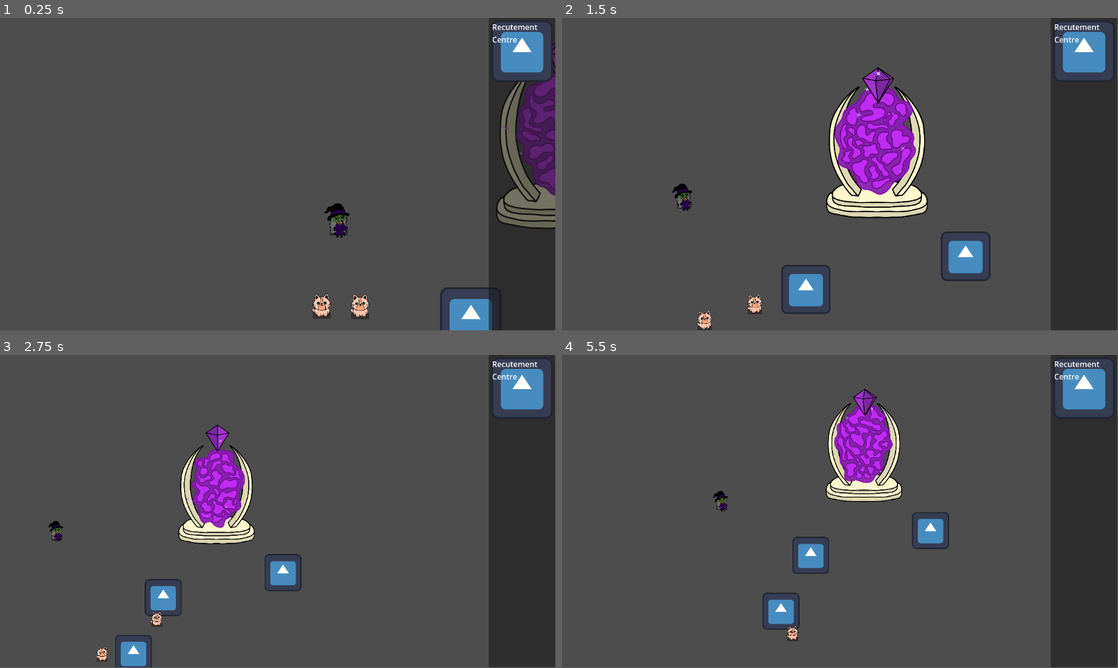
Above: before the commit, frames 1-4 (two rows, left to right).
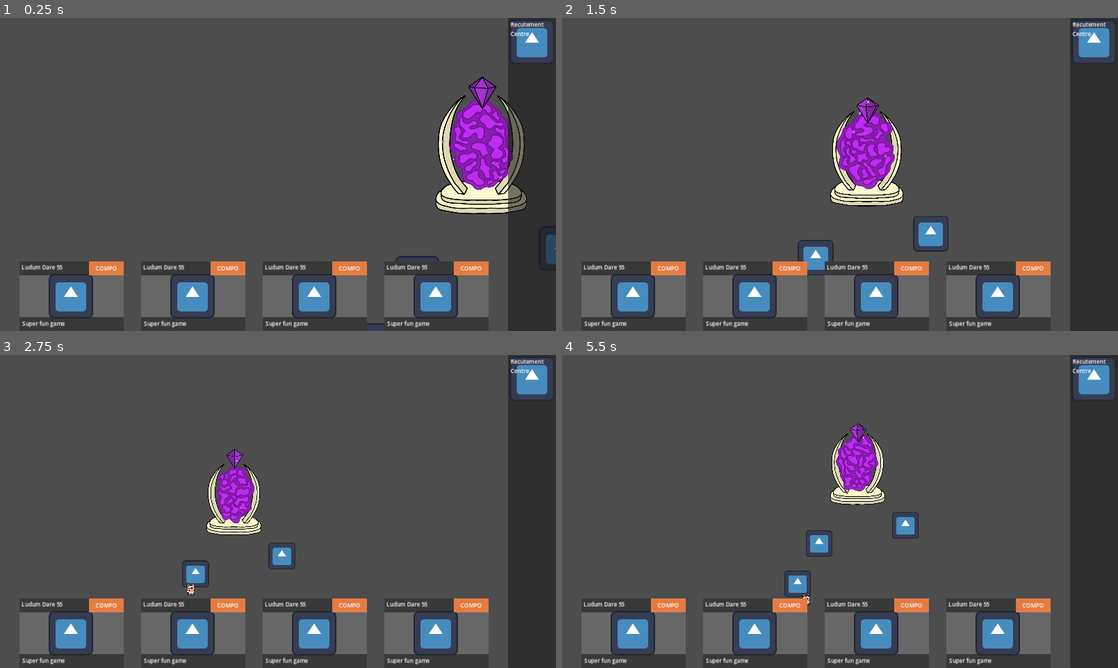
Above: after the commit, the same moments.

Repository: CiaranWoodward/LD55
Game: Godot game, scene res://Map/GameMap.tscn
Same seed, same stepped clock (60 frames per second), same inputs: the game is played once before the commit and once after it. The engine's default icon, where the game draws it, is replaced by a stand-in: a white triangle on a blue panel in a dark square.
Inputs (mouse positions are in pixels of both pictures, inside the frame that each line leads up to):
- Up to frame 1 (0.25 s): no input
- Up to frame 2 (1.5 s): move the mouse to (962, 158) at 0.52 s; hold Right (ui_right) 0.53-1.25 s; hold Mouse wheel down (zoom_in) 0.53-1.25 s; click (962, 158) at 0.67 s; drag from (728, 190) to (828, 290) at 1.27 s
- Up to frame 3 (2.75 s): move the mouse to (333, 442) at 2.02 s; hold Right (ui_right) from 2.03 s (still down); hold Mouse wheel down (zoom_in) from 2.03 s (still down); click (333, 442) at 2.17 s
- Up to frame 4 (5.5 s): release Right (ui_right) at 2.75 s; release Mouse wheel down (zoom_in) at 2.75 s; drag from (812, 574) to (773, 495) at 2.77 s; move the mouse to (1006, 558) at 3.52 s; hold Left (ui_left) 3.53-4.25 s; hold Mouse wheel down (zoom_in) 3.53-4.25 s; click (1006, 558) at 3.67 s; drag from (673, 464) to (912, 574) at 4.27 s; move the mouse to (867, 511) at 5.02 s; hold Down (ui_down) from 5.03 s (still down); hold Mouse wheel down (zoom_in) from 5.03 s (still down); click (867, 511) at 5.17 s
In our replay, the window is 799x449 before the commit and 800x450 after it. These sizes can differ from the game's own. Grey fills any space a smaller window leaves; there, only what the larger window draws over its background counts as a difference.

The runs differ from the first frame. In frame 1, 22% of the frame differs, in the area x 3-100%, y 0-100%; in frame 2, 22%; in frame 3, 20%; in frame 4, 19%.

Commit message:
Add level end scene and targeting

Diff:
--- /dev/null
+++ b/Buildings/EndGame.gd
@@ -0,0 +1,61 @@
+extends Building
+
+var _sticky_lerpval = 0.0
+var _start_gp: Vector2
+var _lerp_tween: Tween
+
+# Called when the node enters the scene tree for the first time.
+func _ready():
+	super._ready()
+	_start_gp = $Graphic.global_position
+	Global.game_map.games_on_screen_changed.connect(_updated_onscreen)
+	_stick_to_screen()
+
+func _updated_onscreen(onscreen: bool):
+	if onscreen:
+		_release_from_screen()
+	else:
+		_stick_to_screen()
+
+# Called every frame. 'delta' is the elapsed time since the previous frame.
+func _process(delta):
+	if _sticky_lerpval:
+		var cam = Global.camera
+		var invzoom = Vector2(1/cam.zoom.x, 1/cam.zoom.y)
+		var halfscreen = (get_viewport_rect().size/2 * invzoom.x)
+		var target_gp = Vector2(global_position.x * invzoom.x, -200 * invzoom.y) + cam.global_position + Vector2(-halfscreen.x, halfscreen.y)
+		var target_scale = invzoom
+		$Graphic.global_position = _start_gp.lerp(target_gp, _sticky_lerpval)
+		$Graphic.scale = Vector2.ONE.lerp(target_scale, _sticky_lerpval)
+	else:
+		$Graphic.position = Vector2.ZERO
+		$Graphic.scale = Vector2.ONE
+
+func _stick_to_screen():
+	if _lerp_tween:
+		_lerp_tween.kill()
+	_lerp_tween = create_tween()
+	_lerp_tween.tween_property(self, "_sticky_lerpval", 1.0, 0.2)
+	z_index = 10
+
+func _release_from_screen():
+	if _lerp_tween:
+		_lerp_tween.kill()
+	_lerp_tween = create_tween()
+	_lerp_tween.tween_property(self, "_sticky_lerpval", 0.0, 0.2)
+	z_index = -2
+
+func do_you_want_me(character: BaseCharacter) -> bool:
+	return (character is Witch)
+
+func take_me(character: BaseCharacter, dropped=false) -> bool:
+	if !do_you_want_me(character):
+		return false
+	character.jump_to($JumpTo.global_position, func(): _spin_to_oblivion(character))
+	return true
+
+func _spin_to_oblivion(character: BaseCharacter):
+	var tween: Tween = character.ghostify_to_oblivion($Graphic/OblivionPoint)
+	tween.tween_callback(func():
+		character.queue_free()
+		)
--- /dev/null
+++ b/Buildings/EndGame.tscn
@@ -0,0 +1,69 @@
+[gd_scene load_steps=4 format=3 uid="uid://cqtw2u46g28co"]
+
+[ext_resource type="Script" path="res://Buildings/EndGame.gd" id="1_qkj20"]
+[ext_resource type="Texture2D" uid="uid://bqrlf1ou31xpm" path="res://icon.svg" id="2_jgvgp"]
+
+[sub_resource type="RectangleShape2D" id="RectangleShape2D_d0j5u"]
+size = Vector2(302, 203)
+
+[node name="EndGame" type="Node2D"]
+process_priority = 1
+z_index = 2
+script = ExtResource("1_qkj20")
+
+[node name="Graphic" type="Node2D" parent="."]
+
+[node name="Background" type="Polygon2D" parent="Graphic"]
+color = Color(0.407843, 0.407843, 0.407843, 1)
+polygon = PackedVector2Array(0, 0, 300, 0, 300, 200, 0, 200)
+
+[node name="Sprite2D" type="Sprite2D" parent="Graphic/Background"]
+position = Vector2(148, 100)
+texture = ExtResource("2_jgvgp")
+
+[node name="TopBar" type="Polygon2D" parent="Graphic/Background"]
+color = Color(0.156863, 0.156863, 0.156863, 0.733333)
+polygon = PackedVector2Array(0, 0, 300, 0, 300, 40, 0, 40)
+
+[node name="Label" type="Label" parent="Graphic/Background/TopBar"]
+offset_left = 6.0
+offset_top = 5.0
+offset_right = 124.0
+offset_bottom = 28.0
+text = "Ludum Dare 55"
+
+[node name="Compo" type="Polygon2D" parent="Graphic/Background"]
+color = Color(0.894118, 0.490196, 0.262745, 1)
+polygon = PackedVector2Array(200, 0, 300, 0, 300, 40, 200, 40)
+
+[node name="CompoLabel" type="Label" parent="Graphic/Background/Compo"]
+offset_left = 219.0
+offset_top = 8.0
+offset_right = 279.0
+offset_bottom = 31.0
+text = "COMPO"
+
+[node name="BottomBar" type="Polygon2D" parent="Graphic/Background"]
+position = Vector2(0, 160)
+color = Color(0.156863, 0.156863, 0.156863, 0.733333)
+polygon = PackedVector2Array(0, 0, 300, 0, 300, 40, 0, 40)
+
+[node name="GameName" type="Label" parent="Graphic/Background/BottomBar"]
+offset_left = 8.0
+offset_top = 7.0
+offset_right = 131.0
+offset_bottom = 30.0
+text = "Super fun game"
+
+[node name="OblivionPoint" type="Marker2D" parent="Graphic"]
+position = Vector2(142, 9)
+
+[node name="BuildPrevention" type="Area2D" parent="."]
+collision_layer = 3
+
+[node name="BuildPreventionShape" type="CollisionShape2D" parent="BuildPrevention"]
+position = Vector2(150, 100.5)
+shape = SubResource("RectangleShape2D_d0j5u")
+
+[node name="JumpTo" type="Marker2D" parent="."]
+position = Vector2(153, 100)
--- a/Buildings/ProductionBuilding.gd
+++ b/Buildings/ProductionBuilding.gd
@@ -53,11 +53,15 @@
 	pass
 
 func do_you_want_me(character: BaseCharacter) -> bool:
+	if as_ui_part:
+		return false
 	if ((character is Cat) && cat_count < cat_slots):
 		return true
 	return false
 
 func take_me(character: BaseCharacter, dropped = false) -> bool:
+	if as_ui_part:
+		return false
 	if ((character is Cat) && cat_count < cat_slots):
 		character.queue_free()
 		set_cat_count(cat_count+1)
--- a/Characters/BaseCharacter.gd
+++ b/Characters/BaseCharacter.gd
@@ -11,8 +11,11 @@
 
 var current_target: Building
 var _picked_up: bool = false
+var _jumping: bool = false
+var _ghosted: bool = false
 var _last_valid_location : Vector2
 var _pick_up_tween: Tween
+var _jump_tween: Tween
 var _pickup_offset: Vector2 = Vector2.ZERO
 @onready var _stashed_collision_layer = collision_layer
 
@@ -42,6 +45,7 @@
 	var target_position: Vector2
 	if potential_buildings.is_empty():
 		target_position = global_position + Vector2(100,0).rotated(2*PI*randf())
+		current_target = null
 	else:
 		potential_buildings.sort_custom(func(a: Building, b: Building): return a.distance_squared_to_me(self) < b.distance_squared_to_me(self))
 		current_target = potential_buildings.front()
@@ -51,7 +55,7 @@
 	nav.target_desired_distance = 50
 
 func _physics_process(delta):
-	if _picked_up:
+	if _picked_up or _jumping or _ghosted:
 		return
 	if nav.is_target_reached():
 		if is_instance_valid(current_target) && current_target.take_me(self):
@@ -74,26 +78,63 @@
 
 	move_and_slide()
 
+func _process(delta):
+	if _ghosted:
+		_oblivion_process(delta)
+
 func _new_pickup_tween():
 	if _pick_up_tween:
 		_pick_up_tween.kill()
+	if _jump_tween:
+		_jump_tween.kill()
 	_pick_up_tween = create_tween()
+
+func _pickup_tween_up():
+	_pick_up_tween.tween_property($Graphic, "position", Vector2(0, -pickup_height), 0.2)
+	_pick_up_tween.parallel().tween_property($Graphic, "scale", Vector2(0.9,1.1), 0.2)
+	_pick_up_tween.parallel().tween_property($Graphic/Walk, "speed_scale", 2, 0.2)
+	_pick_up_tween.parallel().tween_property($Graphic/Character/Shocc, "visible", true, 0.2)
+	_pick_up_tween.parallel().tween_property(self, "_pickup_offset", Vector2(0, pickup_height + head_height), 0.2)
+	_pick_up_tween.parallel().tween_property($Shadow, "scale", Vector2(0.8,0.8), 0.2)
+
+func _pickup_tween_down():
+	_pick_up_tween.tween_property($Graphic, "position", Vector2.ZERO, 0.2)
+	_pick_up_tween.parallel().tween_property($Graphic, "scale", Vector2(1,1), 0.2)
+	_pick_up_tween.parallel().tween_property($Graphic/Walk, "speed_scale", 1, 0.2)
+	_pick_up_tween.parallel().tween_property($Graphic/Character/Shocc, "visible", false, 0.2)
+	_pick_up_tween.parallel().tween_property(self, "_pickup_offset", Vector2.ZERO, 0.2)
+	_pick_up_tween.parallel().tween_property($Shadow, "scale", Vector2(1,1), 0.2)
+
+func _new_jump_tween():
+	if _jump_tween:
+		_jump_tween.kill()
+	_jump_tween = create_tween()
+
+func _jump_tween_to(destination: Vector2, callback: Callable):
+	_new_pickup_tween()
+	_new_jump_tween()
+	_jumping = true
+	_pickup_tween_up()
+	_pickup_tween_down()
+	_jump_tween.tween_property(self, "global_position", destination, 0.4)
+	_jump_tween.tween_property(self, "_jumping", false, 0)
+	_jump_tween.tween_callback(callback)
+
+func jump_to(destination: Vector2, callback: Callable):
+	assert(!_jumping)
+	_jump_tween_to(destination, callback)
 
 func pick_up() -> bool:
 	if _picked_up:
 		return false
 	_picked_up = true
+	_jumping = false
 	current_target = null
 	_stashed_collision_layer = collision_layer
 	collision_layer = 0
-	z_index = 1
+	z_index = 10
 	_new_pickup_tween()
-	_pick_up_tween.parallel().tween_property($Graphic, "position", Vector2(0, -pickup_height), 0.2)
-	_pick_up_tween.parallel().tween_property($Graphic, "scale", Vector2(0.9,1.1), 0.2)
-	_pick_up_tween.parallel().tween_property($Graphic/Walk, "speed_scale", 2, 0.2)
-	_pick_up_tween.parallel().tween_property($Graphic/Character/Shocc, "visible", true, 0.2)
-	_pick_up_tween.parallel().tween_property(self, "_pickup_offset", Vector2(0, pickup_height + head_height), 0.2)
-	_pick_up_tween.parallel().tween_property($Shadow, "scale", Vector2(0.8,0.8), 0.2)
+	_pickup_tween_up()
 	return true
 
 func drag_to(gcoords: Vector2):
@@ -105,17 +146,12 @@
 func put_down():
 	assert(_picked_up)
 	_picked_up = false
-	_new_pickup_tween()
-	_pick_up_tween.tween_property(get_node("Graphic"), "position", Vector2.ZERO, 0.2)
-	_pick_up_tween.parallel().tween_property($Graphic, "scale", Vector2(1,1), 0.2)
-	_pick_up_tween.parallel().tween_property($Graphic/Walk, "speed_scale", 1, 0.2)
-	_pick_up_tween.parallel().tween_property($Graphic/Character/Shocc, "visible", false, 0.2)
-	_pick_up_tween.parallel().tween_property(self, "_pickup_offset", Vector2.ZERO, 0.2)
-	_pick_up_tween.parallel().tween_property($Shadow, "scale", Vector2(1,1), 0.2)
 	collision_layer = _stashed_collision_layer
-	z_index = 0
+	z_index = 10
 	velocity = Vector2.ZERO
 	var building = Global.game_map.get_building_at_point(global_position)
+	_new_pickup_tween()
+	_pickup_tween_down()
 	if is_instance_valid(building):
 		if building.take_me(self):
 			return
@@ -128,3 +164,28 @@
 		var e = event as InputEventMouseButton
 		if e.is_pressed():
 			pick_up()
+
+var _oblivion_start: Vector2
+var _oblivion_point: Node2D
+var _oblivion_progress: float = 0.0
+var _oblivion_spin: float
+func ghostify_to_oblivion(oblivion: Node2D) -> Tween:
+	_ghosted = true
+	_oblivion_point = oblivion
+	collision_layer = 0
+	collision_mask = 0
+	area.monitorable = false
+	area.monitoring = false
+	_oblivion_start = global_position
+	_oblivion_spin = (PI * 4) * randf_range(0.8, 1.2)
+	z_index = 12
+	if randi_range(0, 1) == 0:
+		_oblivion_spin = -_oblivion_spin
+	var tween = create_tween()
+	tween.tween_property(self, "modulate", Color.TRANSPARENT, 1.0).set_trans(Tween.TRANS_SINE).set_ease(Tween.EASE_IN)
+	tween.parallel().tween_property(self, "_oblivion_progress", 1.0, 1.0).set_trans(Tween.TRANS_BACK).set_ease(Tween.EASE_OUT)
+	return tween
+
+func _oblivion_process(delta: float):
+	rotate(_oblivion_spin * delta)
+	self.global_position = _oblivion_start.lerp(_oblivion_point.global_position, _oblivion_progress)
--- a/Global.gd
+++ b/Global.gd
@@ -4,6 +4,7 @@
 
 var cursor : Cursor
 var game_map: GameMap
+var camera: PlayerCam
 
 enum BuildingType {
 	PORTAL,
--- a/Map/GameMap.gd
+++ b/Map/GameMap.gd
@@ -1,9 +1,15 @@
 class_name GameMap
 extends Node2D
+
+signal games_on_screen_changed(visible: bool)
 
 @onready var nav_region : NavigationRegion2D = $NavigationRegion2D
 @onready var cursor : Cursor = $Cursor
 
+var _games_on_screen = false
+
+func _enter_tree():
+	Global.game_map = self
 
 # Called when the node enters the scene tree for the first time.
 func _ready():
@@ -12,7 +18,14 @@
 
 # Called every frame. 'delta' is the elapsed time since the previous frame.
 func _process(delta):
-	pass
+	if Global.camera.visible_rect().has_point($GameFollowPoint.global_position):
+		if !_games_on_screen:
+			_games_on_screen = true
+			games_on_screen_changed.emit(_games_on_screen)
+	else:
+		if _games_on_screen:
+			_games_on_screen = false
+			games_on_screen_changed.emit(_games_on_screen)
 
 func _compute_nav_mesh():
 	nav_region.bake_navigation_polygon()
--- a/Map/GameMap.tscn
+++ b/Map/GameMap.tscn
@@ -7,10 +7,11 @@
 [ext_resource type="PackedScene" uid="uid://ckplrxq1lxetw" path="res://UI/Cursor.tscn" id="4_0ycld"]
 [ext_resource type="PackedScene" uid="uid://dr3k135c6aj68" path="res://Characters/Cat.tscn" id="4_1crc1"]
 [ext_resource type="PackedScene" uid="uid://dol2yvdyffyc5" path="res://Characters/Witch.tscn" id="5_g2ini"]
+[ext_resource type="PackedScene" uid="uid://cqtw2u46g28co" path="res://Buildings/EndGame.tscn" id="6_5nybr"]
 [ext_resource type="Script" path="res://Map/PlayerCam.gd" id="6_5o6ap"]
 
 [sub_resource type="NavigationPolygon" id="NavigationPolygon_imvrd"]
-outlines = Array[PackedVector2Array]([PackedVector2Array(-571, -416, 1749, -422, 1737, 1136, -599, 992)])
+outlines = Array[PackedVector2Array]([PackedVector2Array(-571, -416, 1749, -422, 1799, 1434, -652, 1424)])
 source_geometry_group_name = &"navigation_polygon_source_group"
 
 [node name="GameMap" type="Node2D"]
@@ -42,7 +43,19 @@
 position = Vector2(188, 342)
 
 [node name="Witch" parent="NavigationRegion2D" instance=ExtResource("5_g2ini")]
-position = Vector2(136, 100)
+position = Vector2(250, 800)
+
+[node name="EndGame" parent="NavigationRegion2D" instance=ExtResource("6_5nybr")]
+position = Vector2(56, 1064)
+
+[node name="EndGame2" parent="NavigationRegion2D" instance=ExtResource("6_5nybr")]
+position = Vector2(406, 1064)
+
+[node name="EndGame3" parent="NavigationRegion2D" instance=ExtResource("6_5nybr")]
+position = Vector2(756, 1064)
+
+[node name="EndGame4" parent="NavigationRegion2D" instance=ExtResource("6_5nybr")]
+position = Vector2(1106, 1064)
 
 [node name="Hud" parent="." instance=ExtResource("3_o1tnc")]
 
@@ -50,3 +63,6 @@
 
 [node name="PlayerCam" type="Camera2D" parent="."]
 script = ExtResource("6_5o6ap")
+
+[node name="GameFollowPoint" type="Marker2D" parent="."]
+position = Vector2(733, 1063)
--- a/Map/PlayerCam.gd
+++ b/Map/PlayerCam.gd
@@ -1,3 +1,4 @@
+class_name PlayerCam
 extends Camera2D
 
 @export var MAX_SPEED = 1000.0
@@ -24,7 +25,11 @@
 
 # Called when the node enters the scene tree for the first time.
 func _ready():
-	pass
+	Global.camera = self
+
+func visible_rect() -> Rect2:
+	var size = get_viewport_rect().size  / scale.x
+	return Rect2(global_position.x - size.x/2, global_position.y - size.y/2, size.x, size.y)
 
 func _unhandled_input(event):
 	# Only allow unhandled input for start drag
@@ -64,7 +69,7 @@
 	if position.y > MaxPos.y:
 		position.y = MaxPos.y
 
-func _physics_process(delta):
+func _process(delta):
 	if rezoom:
 		if target_zoom.x > ZOOM_MAX:
 			target_zoom = Vector2(ZOOM_MAX, ZOOM_MAX)
--- a/project.godot
+++ b/project.godot
@@ -18,6 +18,12 @@
 [autoload]
 
 Global="*res://Global.gd"
+
+[display]
+
+window/size/viewport_width=1600
+window/size/viewport_height=900
+window/stretch/mode="canvas_items"
 
 [input]
 
Not shown: 1 places in Map/GameMap.tscn that only renumber resources
